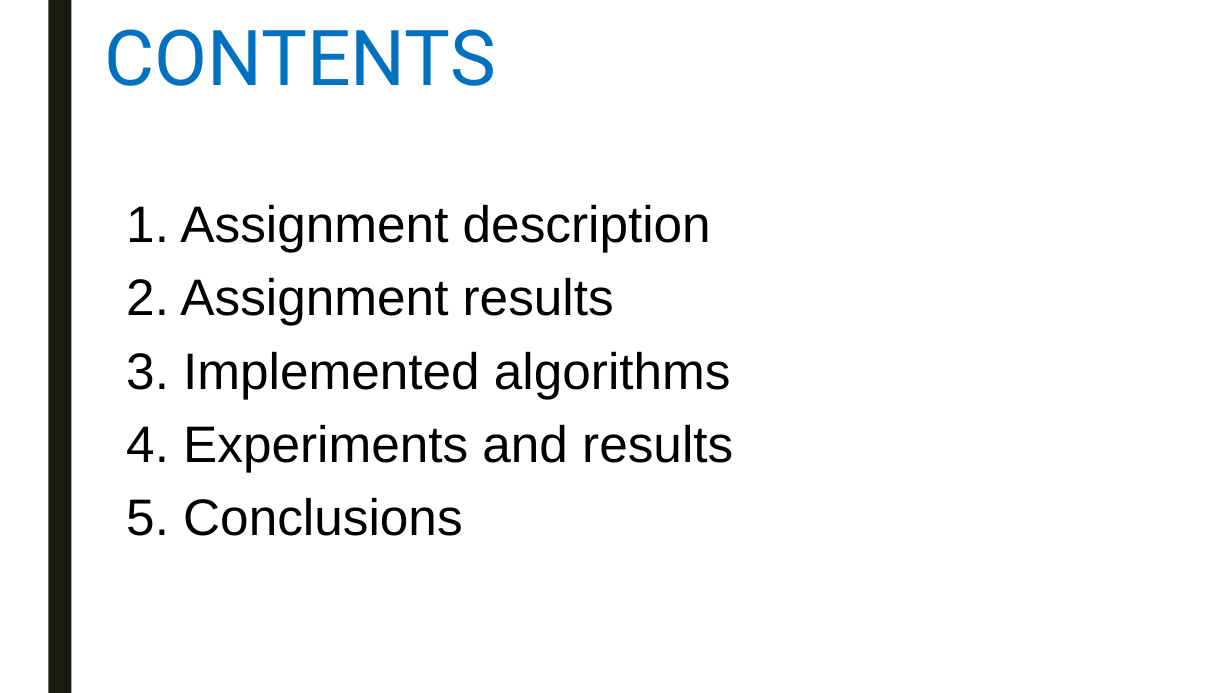
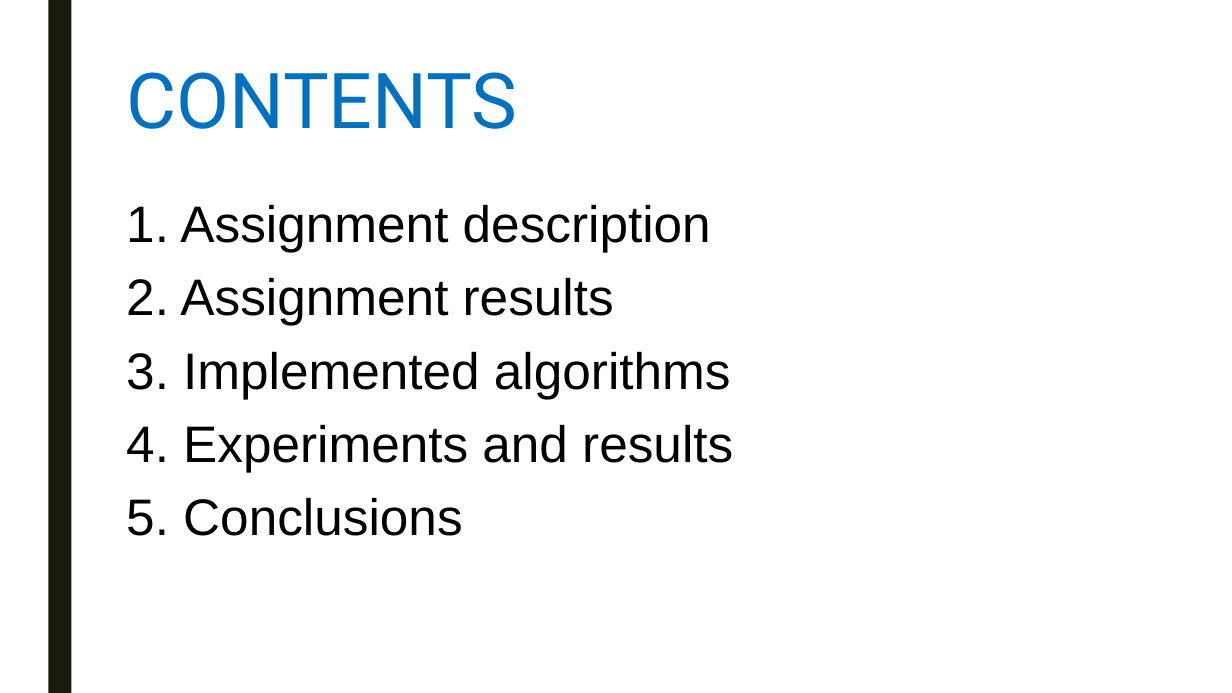
Before and after one commit to swengeler/PP3, a slide deck: slide 2 of Report, presentation and related stuff/Knapsack_problem.pptx. Drawn at 1232x693 pixels with LibreOffice and Linux fonts; fonts in the diff are those of the drawing. Boxes give left, top, right and bottom in pixels: in the first picture for what was removed or moved away, otherwise in the second. Text is boxed around its words. In the diff, an @@ line names an element or a change of style, - is before the commit and + after.

```diff
--- a/Report, presentation and related stuff/Knapsack_problem.pptx
+++ b/Report, presentation and related stuff/Knapsack_problem.pptx
@@ title "CONTENTS": place and size @@
-title "CONTENTS" at (104,29,495,86)
+title "CONTENTS" at (126,72,517,129)
```
Also in this commit, not shown: 12 other slides changed, 13 slides added, 8 slides removed.
